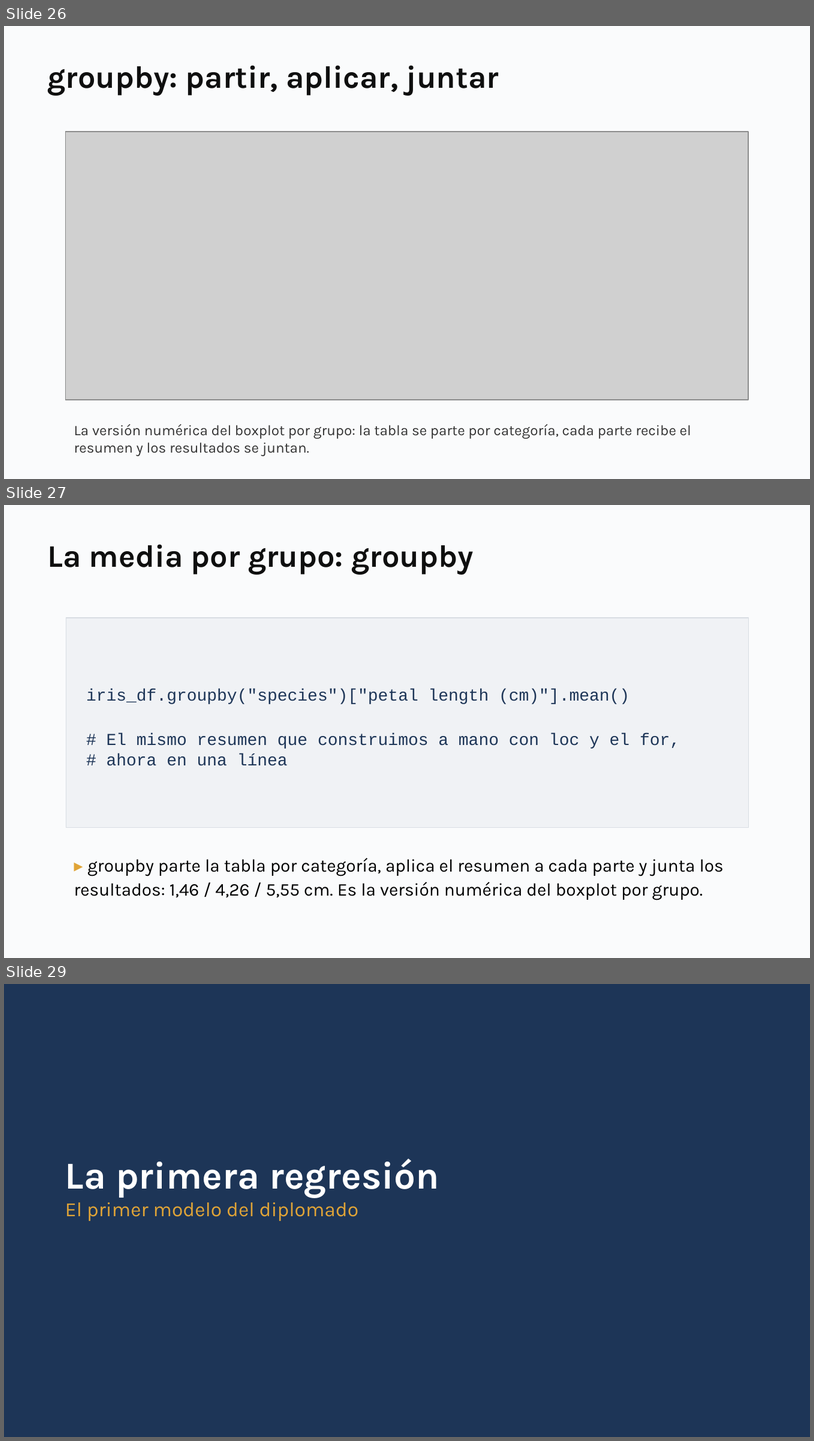
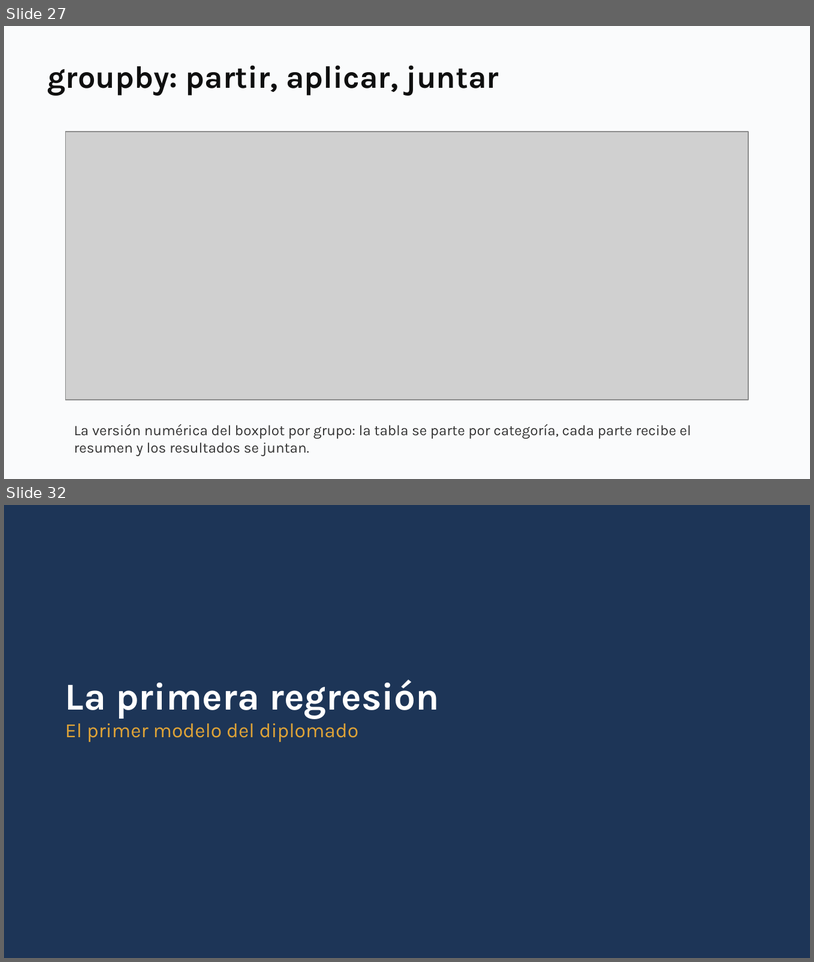
Before and after one commit to daniopitz/diplomado-cdd, a slide deck: presentaciones/clase03_eda_bivariado.pptx. Shown one above the other, each under a label of ours: slides 26, 27 and 29 before the commit, slides 27 and 32 after it; the slides between them are not shown. The pictures are 814x1441 and 814x962 pixels, drawn with LibreOffice and Linux fonts; fonts in the diff are those of the drawing; grey boxes stand for pictures. Boxes give left, top, right and bottom in pixels: in the first picture for what was removed or moved away, otherwise in the second. Text is boxed around its words. In the diff, an @@ line names an element or a change of style, - is before the commit and + after.

```diff
--- a/presentaciones/clase03_eda_bivariado.pptx
+++ b/presentaciones/clase03_eda_bivariado.pptx
@@ slide 27 removed at [4,505,810,958], background #FFFFFF @@
@@ rectangle removed at [4,505,810,958] @@
@@ text removed at [47,544,473,574] @@
-La media por grupo: groupby
@@ rectangle removed at [66,618,749,828] @@
-iris_df.groupby("species")["petal length (cm)"].mean()
-# El mismo resumen que construimos a mano con loc y el for,
-# ahora en una línea
@@ text removed at [74,858,724,900] @@
-▸ groupby parte la tabla por categoría, aplica el resumen a cada parte y junta los resultados: 1,46 / 4,26 / 5,55 cm. Es la versión numérica del boxplot por grupo.
@@ what was slide 26 is now slide 27 @@
@@ what was slide 29 is now slide 32 @@
```
Also in this commit, not shown: 8 slides changed, 5 slides added, 3 other files.
